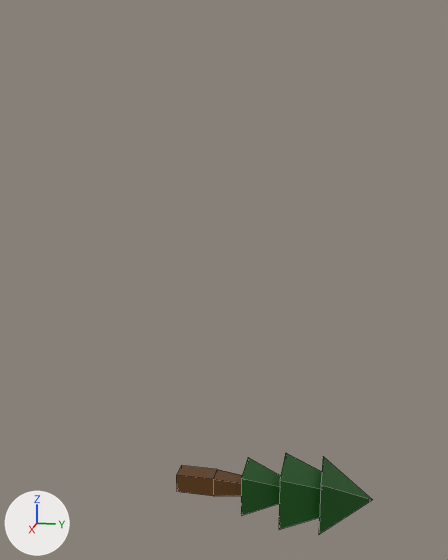
An edit to the Blender file Assets/Items/Models/Flora.blend, drawn before and after from the same camera.
Both versions are drawn from a 50 mm lens placed at (14.52, 3.15, 9.21), pointed at (-0.02, 0.24, 5.58). Arrows for +X, +Y and +Z are at lower left; the lights stay in place. Mesh edges are drawn as thin lines.

Script lines for the objects in view, before the commit:
```python
me_cube_001 = bpy.data.meshes.new('Cube.001')
me_cube_001.from_pydata(...)  # 33 vertices, 33 faces; spans x -0.7..0.7, y -1.0..4.1, z -0.7..0.7
# faces by material slot: [9, 24]
me_cube_001.materials.append(mat_bark)  # brown #5e3b11
me_cube_001.materials.append(mat_leaf)  # dark green #0f500e
ob_pine = bpy.data.objects.new('Pine', me_cube_001)
ob_pine.location = (0.0, 0.0, 0.0)
```
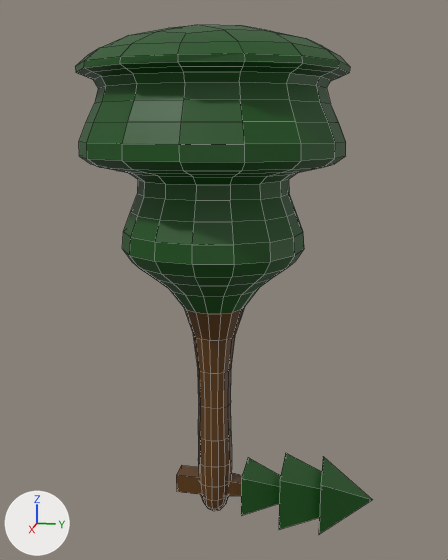
Location of each change, (x1, y1, x2, y2) in pixels of the pictures (448 x 560 px):
'Puffy', added (green): after (75, 25, 350, 511)
    faces in mat_leaf_001 (dark green #0f500e): (75, 25, 350, 314)
    faces in mat_bark_001 (brown #5e3b11): (184, 307, 245, 511)

The edits, one by one:
Material 'Leaf.001' (mat_leaf_001) is new.
Its base color is (0.00474, 0.0812, 0.00434) (dark green #0f500e).
Material 'Bark.001' (mat_bark_001) is new.
Its base color is (0.112, 0.0438, 0.00552) (brown #5e3b11).
Its roughness is 0.4.
Mesh me_cube_002 is new.
It has 33 vertices, 33 faces and spans x -4.18..4.18, y -0.98..12.72, z -4.18..4.18.
Faces by material slot: [9, 24].
It uses material mat_bark_001 (brown #5e3b11).
It uses material mat_leaf_001 (dark green #0f500e).
Object 'Puffy' (ob_puffy) is new; it shows me_cube_002.
Its location is (0.0, 0.0, 0.0).
Its rotation in degrees is (90, 0, 0).
It gains a SUBSURF modifier named 'Subdivision'.
Modifier setting: levels = 3.
Modifier setting: render_levels = 3.
